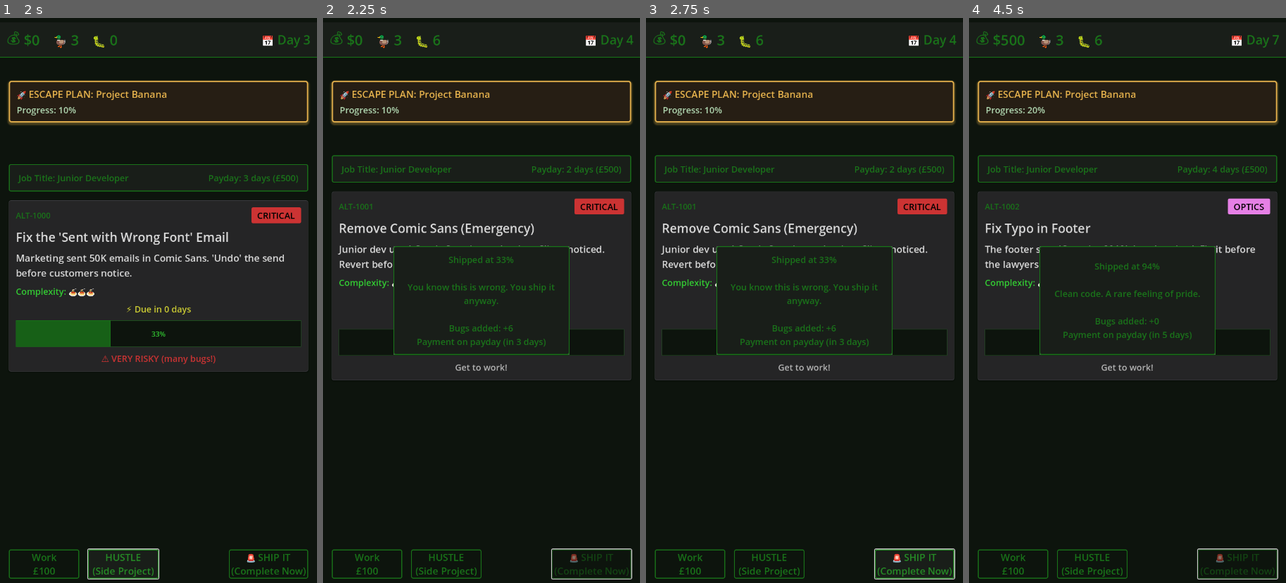
Above: before the commit, frames 1-4 (left to right).
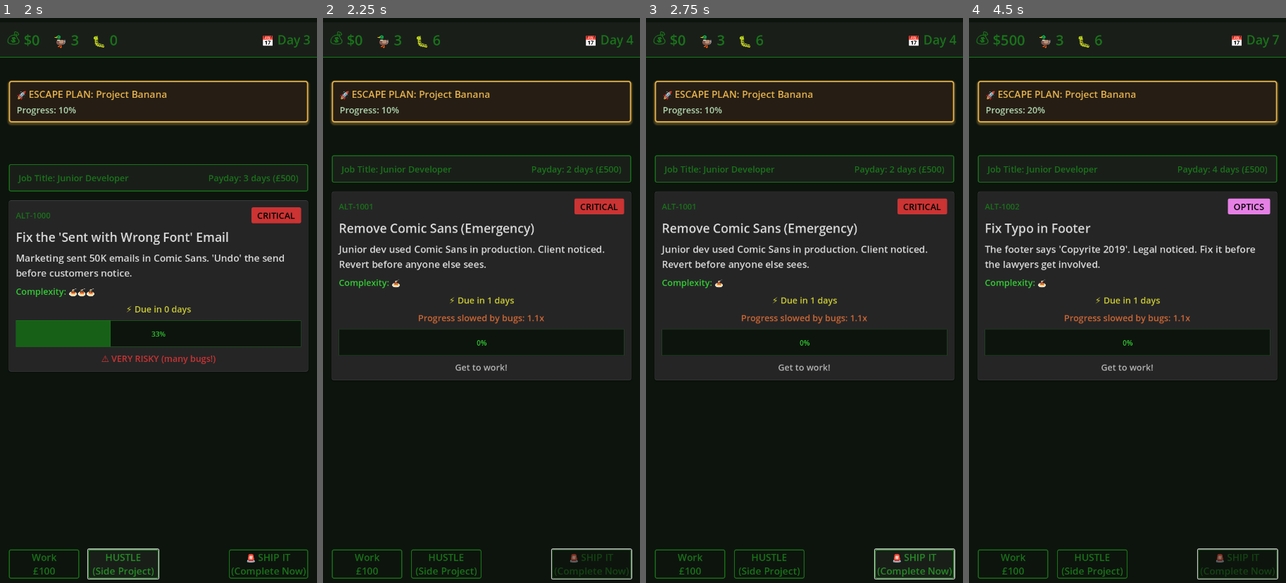
Above: after the commit, the same moments.

Repository: lmchoi/alt-f-this
Game: Godot game, scene res://scenes/game_ui.tscn
Same seed, same stepped clock (60 frames per second), same inputs: the game is played once before the commit and once after it.
Inputs:
- Up to frame 1 (2 s): click "Work £100" at 0.5 s; click "HUSTLE (Side Project)" at 1.25 s
- Up to frame 2 (2.25 s): click "🚨 SHIP IT (Complete Now)" at 2 s
- Up to frame 3 (2.75 s): no input
- Up to frame 4 (4.5 s): click "Work £100" at 2.75 s; click "HUSTLE (Side Project)" at 3.5 s; click "🚨 SHIP IT (Complete Now)" at 4.25 s

Frame 1 is identical in both runs. In frame 2, 1.9% of the frame differs, in the area x 22-78%, y 40-60%; in frame 3, 1.9%; in frame 4, 1.7%.

Commit message:
Remove popup when shipping below 100

Diff:
--- a/autoloads/game_manager.gd
+++ b/autoloads/game_manager.gd
@@ -357,12 +357,6 @@
 		poorly_shipped_tasks.append(current_task.title)
 		print("⚠️ Poor quality ship: '%s' added to outage risk pool" % current_task.title)
 
-	# Show shipped message only for rushed ships (< 100%)
-	if progress < 100:
-		var quality_msg = get_ship_quality_message(progress)
-		var event_text = "Shipped at %d%%\n\n%s\n\nBugs added: +%d\nPayment on payday (in %d days)" % [progress, quality_msg, int(bugs_to_add), days_until_payday]
-		event_occurred.emit({"text": event_text, "money": 0, "ducks": 0})
-
 	pick_up_new_task()
 
 	return ActionOutcome.NORMAL
